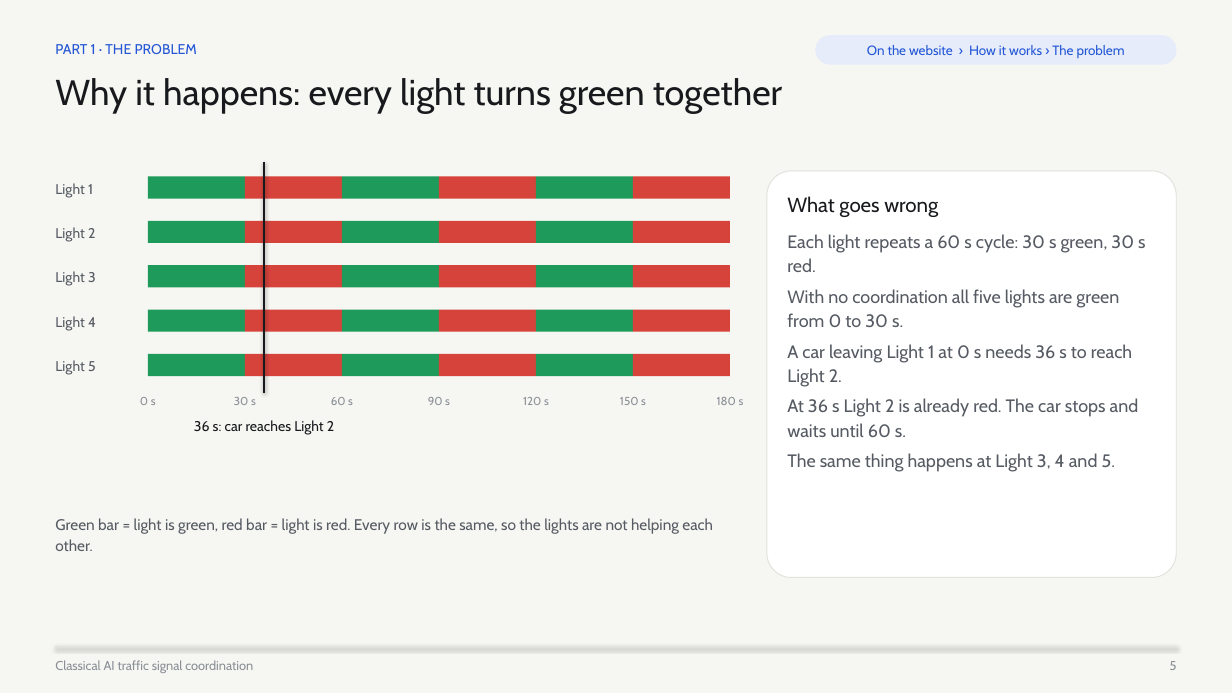
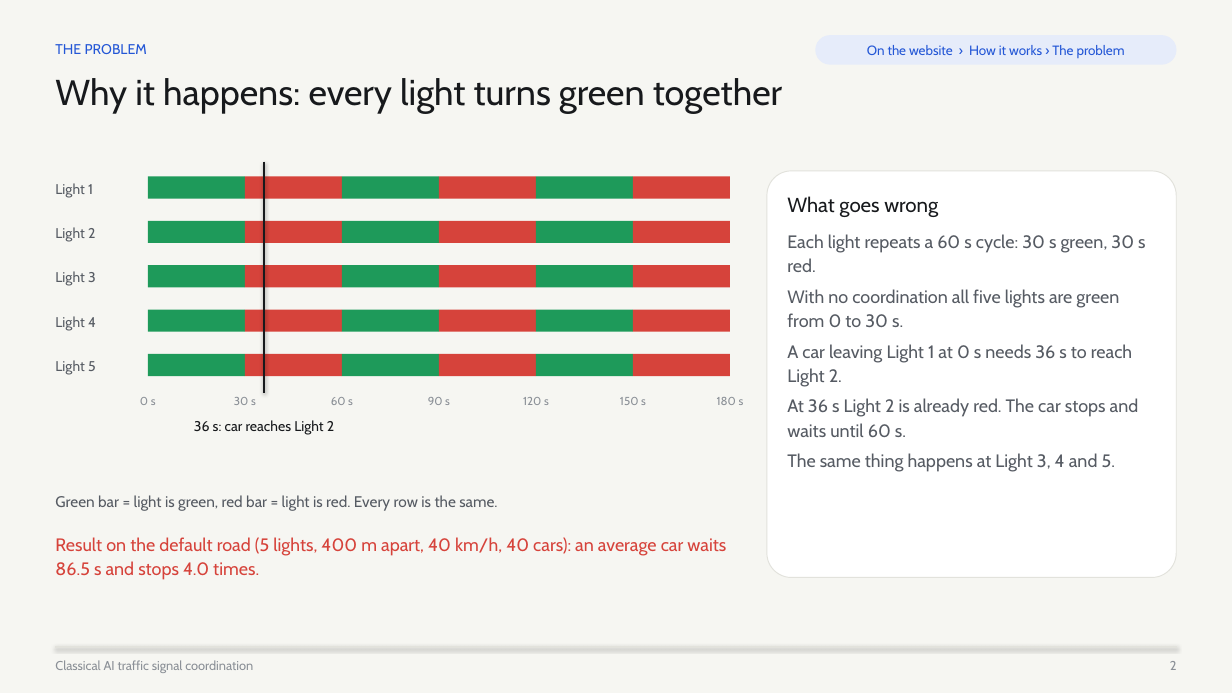
Before and after one commit to vyeos/fai-project, a slide deck: slide 2 of deliverables/final_slides.pptx (slide 5 before the commit). Drawn at 1232x693 pixels with LibreOffice and Linux fonts; fonts in the diff are those of the drawing. Boxes give left, top, right and bottom in pixels: in the first picture for what was removed or moved away, otherwise in the second. Text is boxed around its words. In the diff, an @@ line names an element or a change of style, - is before the commit and + after.

```diff
--- a/deliverables/final_slides.pptx
+++ b/deliverables/final_slides.pptx
@@ text at (55, 44, 147, 54): text changed @@
-PART 1 · THE PROBLEM
+THE PROBLEM
@@ text at (55, 495, 497, 511): text changed @@
-Green bar = light is green, red bar = light is red. Every row is the same, so the lights are not helping each other.
+Green bar = light is green, red bar = light is red. Every row is the same.
@@ text added at (55, 537, 726, 580), 14 pt, text #D6433B @@
+Result on the default road (5 lights, 400 m apart, 40 km/h, 40 cars): an average car waits 86.5 s and stops 4.0 times.
@@ text at (1170, 661, 1177, 670): text changed @@
-5
+2
```
Also in this commit, not shown: 13 other slides changed, 1 slide added, 19 slides removed, 3 other files.
